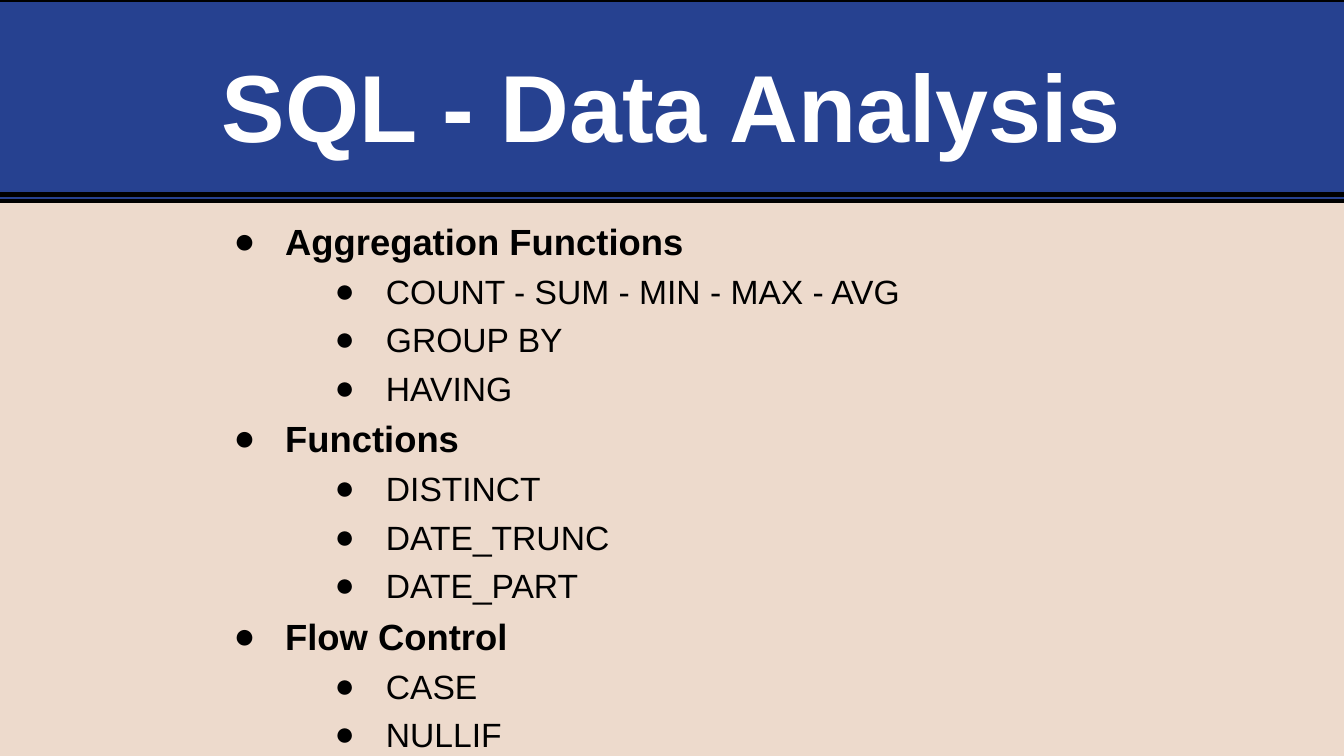
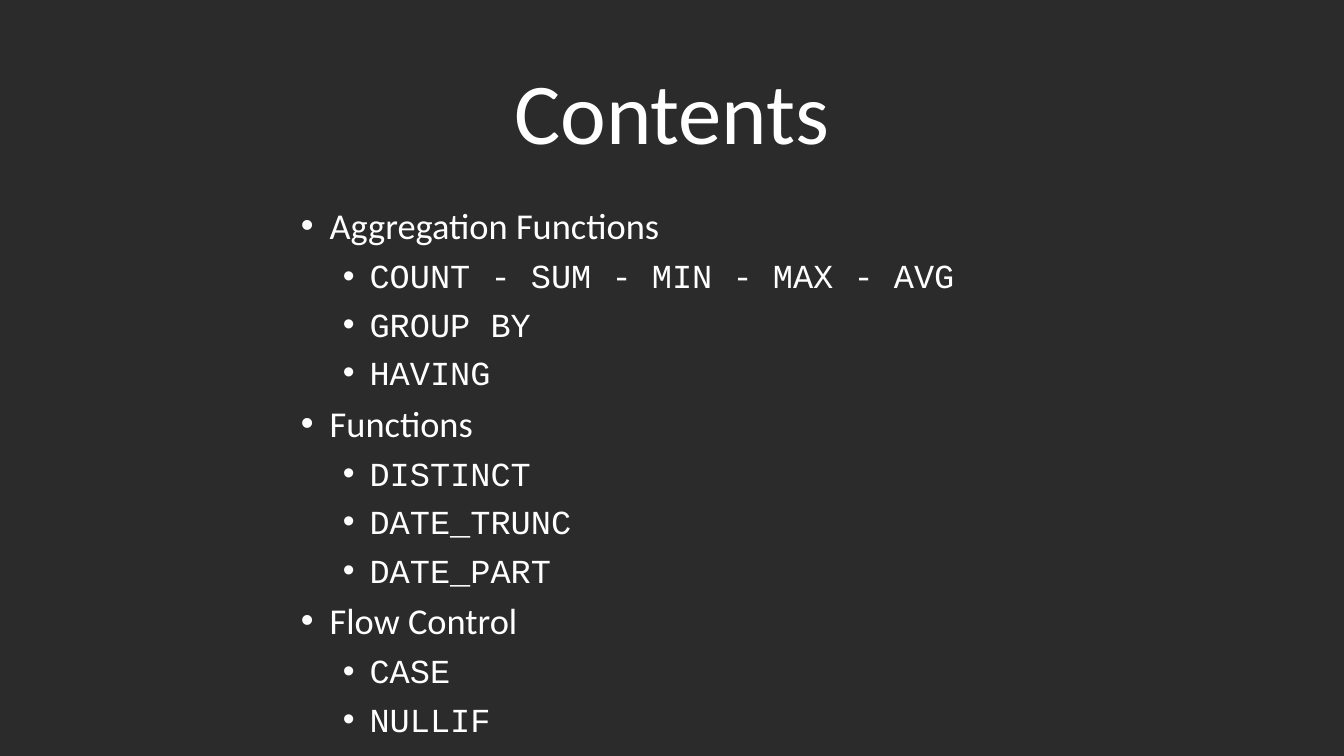
Before and after one commit to life-efficient/Data-Engineering, a slide deck: slide 2 of 2. SQL/4. Aggregations/4. SQL Data Analysis - Aggregations, Function, Flow Control.pptx (slide 1 before the commit). Drawn at 1344x756 pixels with LibreOffice and Linux fonts; fonts in the diff are those of the drawing; background and template pictures are left out; a plain dark background stands for a picture behind light text. Boxes give left, top, right and bottom in pixels: in the first picture for what was removed or moved away, otherwise in the second. Text is boxed around its words. In the diff, an @@ line names an element or a change of style, - is before the commit and + after.

```diff
--- a/2. SQL/4. Aggregations/4. SQL Data Analysis - Aggregations, Function, Flow Control.pptx
+++ b/2. SQL/4. Aggregations/4. SQL Data Analysis - Aggregations, Function, Flow Control.pptx
@@ background #EDDACC to picture (left out) @@
@@ rectangle removed at (0,0,1344,201) @@
@@ title at (514,87,829,145): text changed; size 68 to 61.9 pt; font Arial to Calibri; bold off @@
-SQL - Data Analysis
+Contents
@@ line removed from (0, 195) to (1344, 195) @@
@@ text "Aggregation Functions": place and size @@
-text "Aggregation Functions" at (285,228,899,748)
+text "Aggregation Functions" at (330,214,955,733)
@@ text "Aggregation Functions" at (330,214,955,733): font Arial to Calibri, bold off in "Aggregation Functions", "Functions", "Flow Control"; text colour #000000 to #FFFFFF; font Arial to Courier New in "COUNT - SUM - MIN - MAX ...", "GROUP BY", "HAVING", "DISTINCT" and 4 more places; bullet ● to • @@
```
Also in this commit, not shown: 19 other slides changed, 5 slides added, 4 slides removed, 9 other files.
